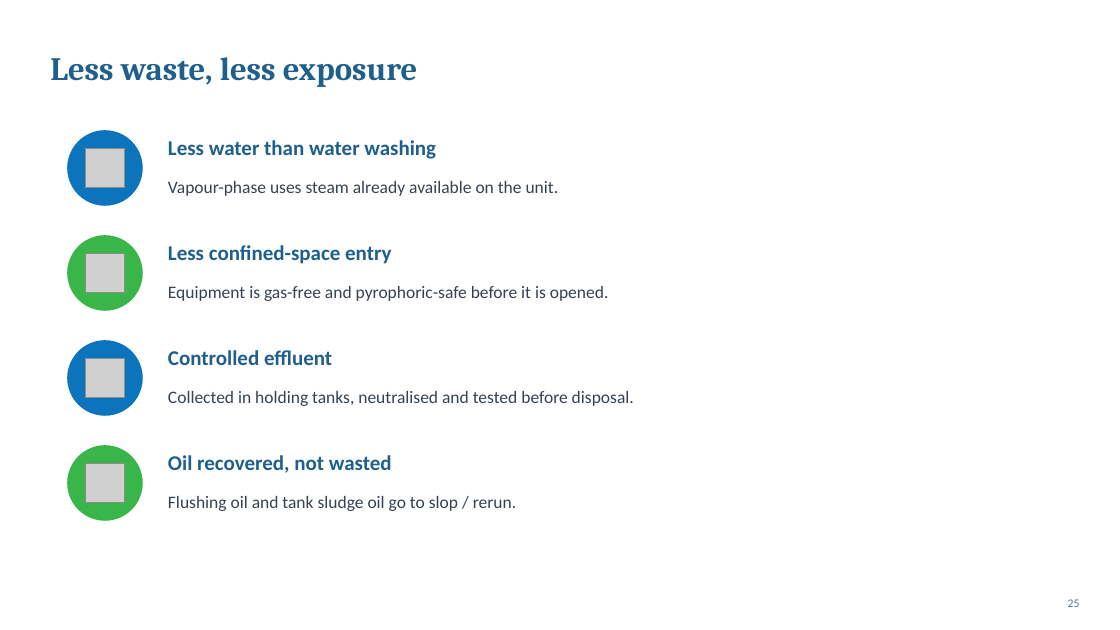
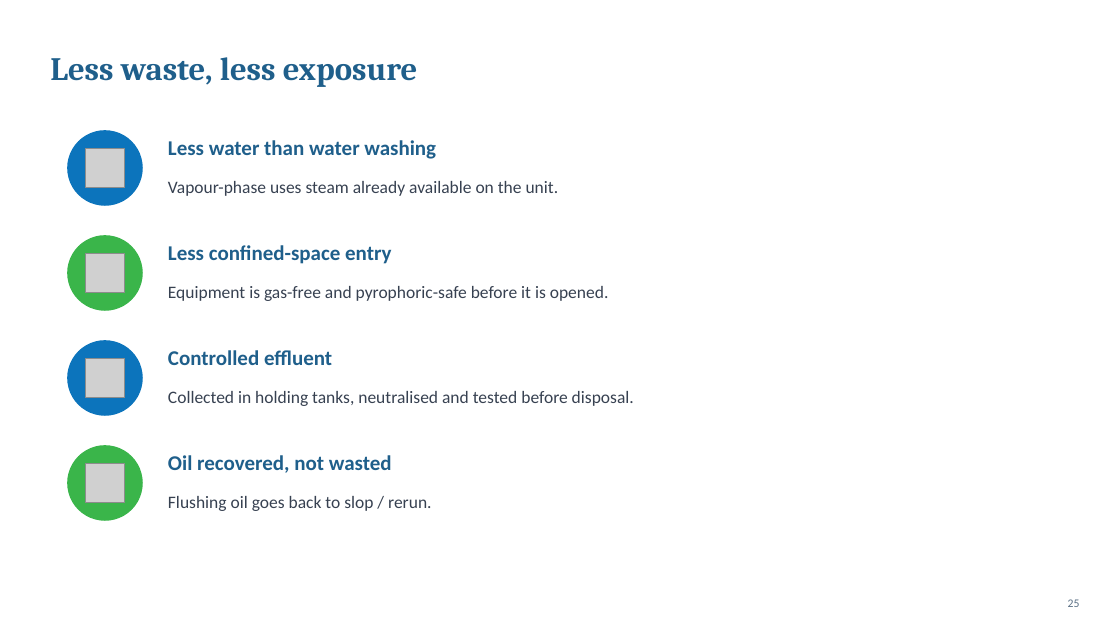
Before and after one commit to mail2ibrahim87/Private, a slide deck: slide 25 of presentations/decontamination/Delight_Decontamination_Combined.pptx. Drawn at 1120x630 pixels with LibreOffice and Linux fonts; fonts in the diff are those of the drawing; grey boxes stand for pictures; background and template pictures are left out. Boxes give left, top, right and bottom in pixels: in the first picture for what was removed or moved away, otherwise in the second. Text is boxed around its words. In the diff, an @@ line names an element or a change of style, - is before the commit and + after.

```diff
--- a/presentations/decontamination/Delight_Decontamination_Combined.pptx
+++ b/presentations/decontamination/Delight_Decontamination_Combined.pptx
@@ text at bbox=[168, 496, 431, 511]: text changed @@
-Flushing oil and tank sludge oil go to slop / rerun.
+Flushing oil goes back to slop / rerun.
```
Also in this commit, not shown: 1 other slide changed, 2 other files.
